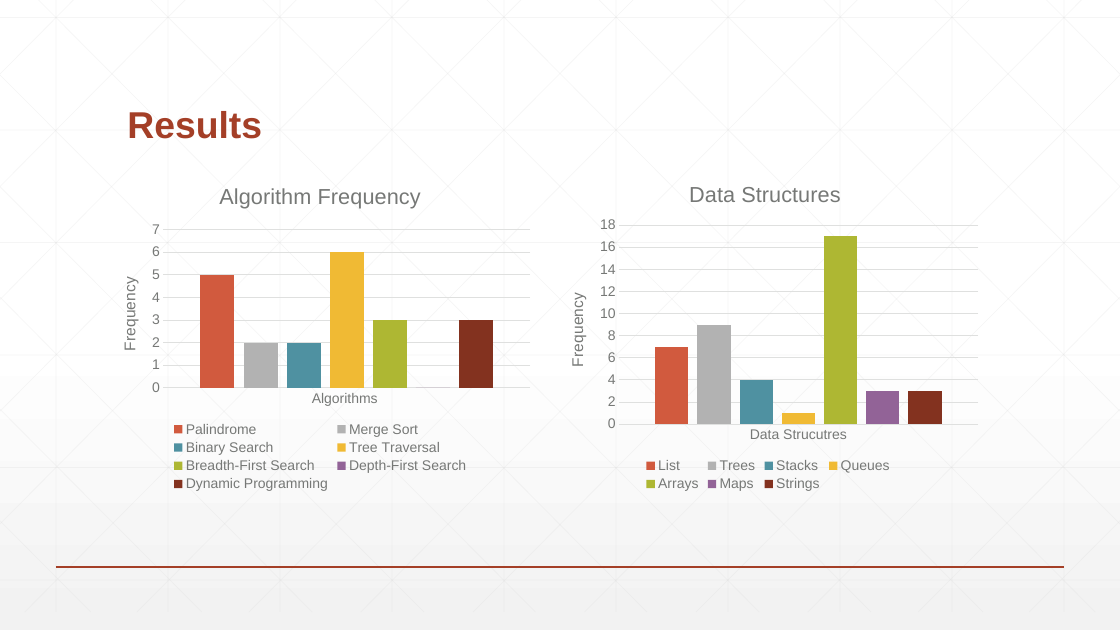
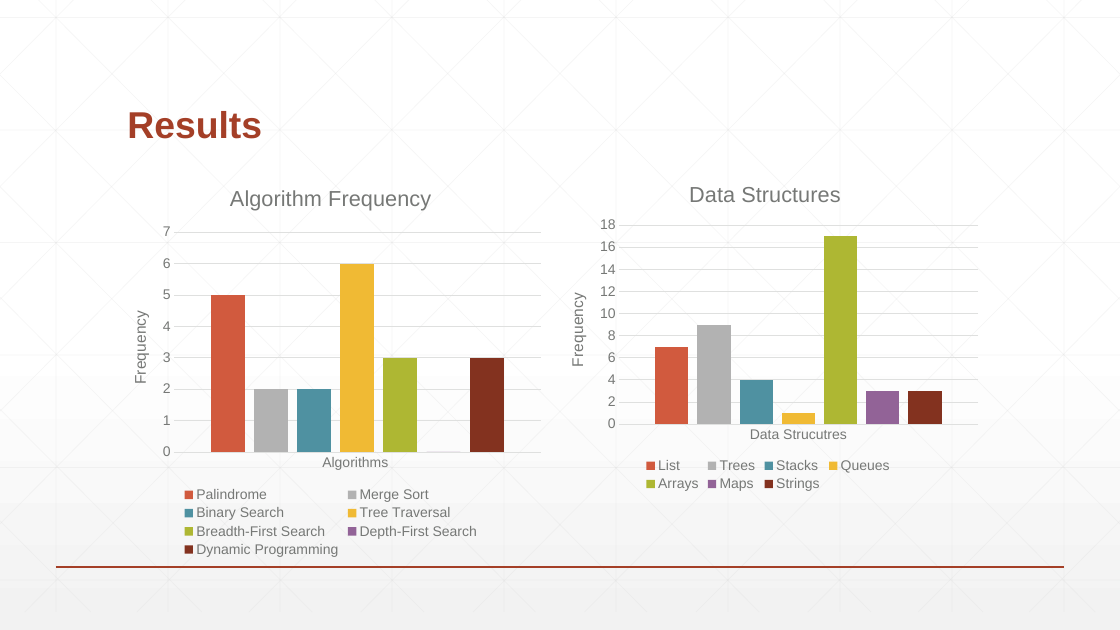
Before and after one commit to Demostroyer/interview-project, a slide deck: slide 8 of presentation/New Thesis Presentation.pptx. Drawn at 1120x630 pixels with LibreOffice and Linux fonts; fonts in the diff are those of the drawing. Boxes give left, top, right and bottom in pixels: in the first picture for what was removed or moved away, otherwise in the second. Text is boxed around its words. In the diff, an @@ line names an element or a change of style, - is before the commit and + after.

```diff
--- a/presentation/New Thesis Presentation.pptx
+++ b/presentation/New Thesis Presentation.pptx
@@ column chart: place and size @@
-column chart at box(102, 167, 539, 495)
+column chart at box(113, 167, 550, 560)
```
